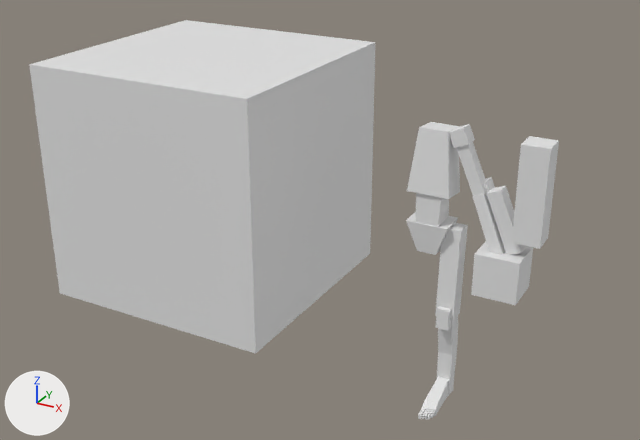
Two versions of the Blender file Toys/10Min_mine/2026/2026_01/Human_proportion_0103.blend, one commit apart.
Camera for both pictures: a 50 mm camera at (2.23, -5.84, 3.65) aimed at (-0.97, -0.02, 0.74). Every picture has the same lights, and +X, +Y and +Z are marked at lower left.
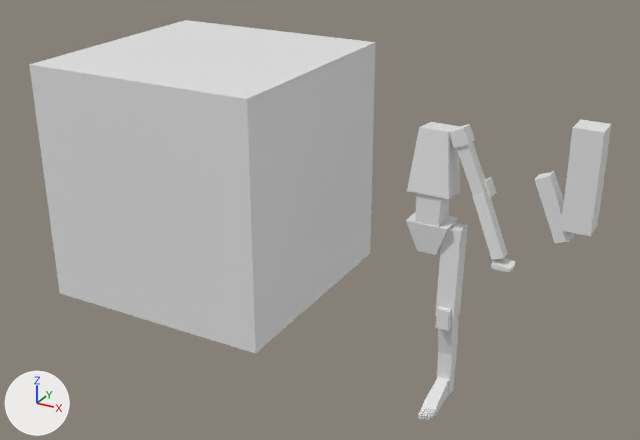
Pixel boxes [x1, y1, x2, y2] of what changed, in the pictures (640 x 440 px):
'Thigh', moved
    before: [512, 136, 559, 249]
    after: [560, 119, 611, 236]
'Cube.019', reshaped, moved (60% narrower, 77% shorter)
    before: [471, 241, 533, 305]
    after: [491, 258, 515, 272]
'Foot', moved
    before: [487, 186, 526, 255]
    after: [534, 171, 574, 244]

Patch to the scene script:
```diff
--- a/Toys/10Min_mine/2026/2026_01/Human_proportion_0103.blend.py
+++ b/Toys/10Min_mine/2026/2026_01/Human_proportion_0103.blend.py
@@ me_cube_019 @@
 # used by ob_cube_019; location = (0.572, 0.0, 0.648)
-me_cube_019.from_pydata(...)  # 8 vertices, 6 faces; spans x -0.17..0.17, y -0.17..0.17, z -0.17..0.17
+me_cube_019.from_pydata(...)  # 18 vertices, 16 faces; spans x -0.071..0.083, y -0.071..0.071, z -0.019..0.019
+# me_cube_019 part 1: the whole mesh is rebuilt
@@ ob_thigh @@
 ob_thigh = bpy.data.objects.new('Thigh', me_cube_009)
-ob_thigh.location = (0.754, 0.0, 1.294)
+ob_thigh.location = (1.088, 0.0, 1.465)
@@ ob_foot @@
 ob_foot = bpy.data.objects.new('Foot', me_cube_013)
-ob_foot.location = (0.568, 0.0, 1.053)
+ob_foot.location = (0.903, 0.0, 1.224)
 ob_foot.rotation_euler = (0.0, -0.404, 0.0)  # degrees (0, -23, 0)
@@ ob_cube_019 @@
 ob_cube_019 = bpy.data.objects.new('Cube.019', me_cube_019)
-ob_cube_019.location = (0.572, 0.0, 0.648)
+ob_cube_019.location = (0.587, -0.05, 0.721)
```
